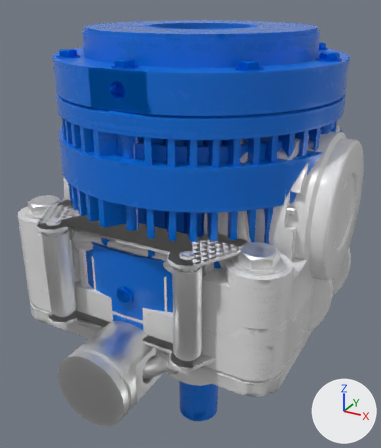
Two versions of the FBX model Assets/hydraulics/sandbox_hydraulics.fbx, one commit apart.
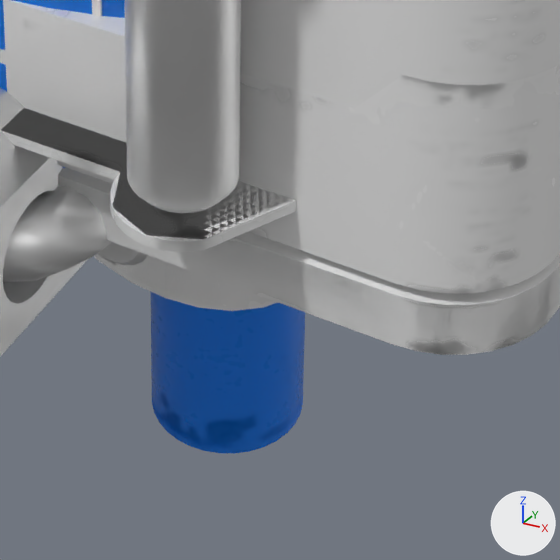
There are two pictures of each version: one whole from a 50 mm camera at (0.1056, -0.201, 0.1335) aimed at (-0.0018, -0.0058, 0.0359), one close up on the part from 37% to 74% of the width and 69% to 100% of the height. The axes (+X, +Y, +Z) are drawn at lower right. The lights are the same throughout. The older version's two pictures come first. Objects named as collision shapes, trigger or cutter boxes, shadow casters or lower levels of detail are left out. Where no turn or scale is listed for an object, it has been applied to the vertices. Vertices at exactly the same position are counted once.

The first close-up shows 'hinge_base_LOD0', 'hook_LOD0', 'hydraulic_base_LOD0', 'pulley_LOD0', 'suspension_end_LOD0', 'winch_base_LOD0', 'winch_base_phy', 'winch_ferrule_LOD0' and 1 more.
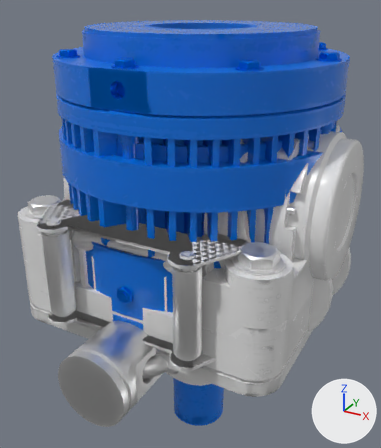
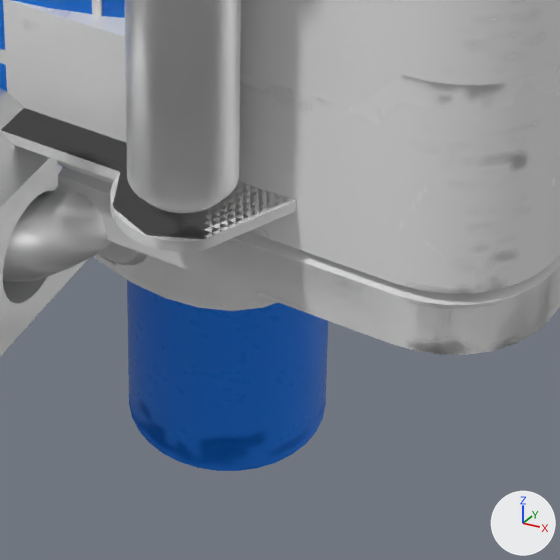
What differs and where, as boxes (x1, y1, x2, y2) in the close-ups (560 x 560 px):
'suspension_end_LOD0', reshaped: before (151, 292, 305, 453); after (127, 280, 328, 471)

The change in detail:
me_cylinder_277 has 480 vertices, 858 faces and spans x -0.0324..0.0324, y -0.0324..0.0324, z -0.0766..0.0.
me_cylinder_277 is used by ob_suspension_end_lod0; location (0.0, 0.0, 0.0).
me_cylinder_277 part 1: the loose piece of 128 vertices spanning x -0.0105..0.0105, y -0.0103..0.0106, z -0.0766..-0.0101 is scaled about its middle by (1.3, 1.3, 1).
